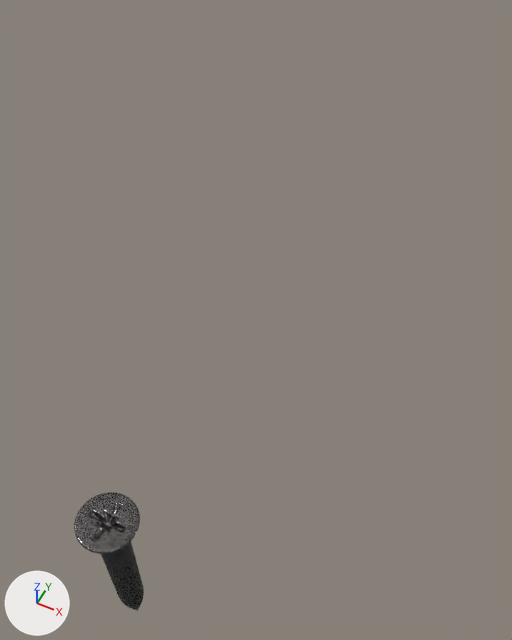
A saved change to the Blender file datafiles/scene/00_Asset_Library/Models/CAT_Tools.blend.
Both versions are drawn from a 50 mm camera at (0.045, -0.0361, 0.1081) aimed at (-0.0025, 0.0589, -0.0106). Every picture has the same lights, and +X, +Y and +Z are marked at lower left.

Objects in the first picture: 'Props_Screw_Cruciform'.
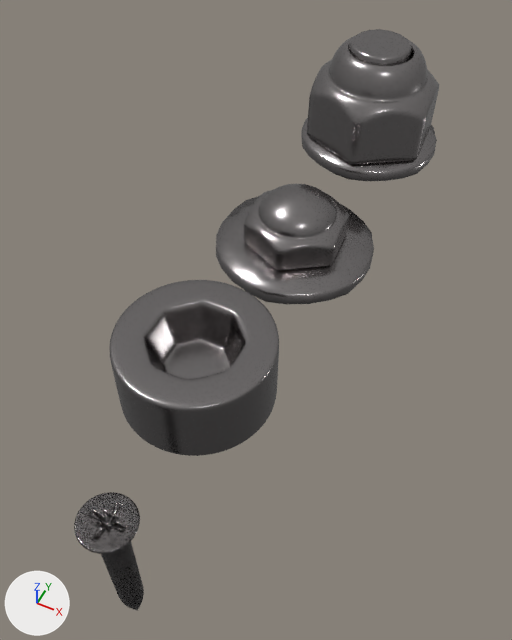
Commit message: * update Model Catalog

Patch to the scene script:
```diff
--- a/datafiles/scene/00_Asset_Library/Models/CAT_Tools.blend.py
+++ b/datafiles/scene/00_Asset_Library/Models/CAT_Tools.blend.py
@@ me_tila_emptymesh_048 @@
+me_tila_emptymesh_048.from_pydata(...)  # 127 vertices, 121 faces; spans x -0.019..0.0191, y -0.021..0.021, z -0.0003..0.0153
+me_tila_emptymesh_048.materials.append(mat_chrome_002)  # grey #8f8b8b
@@ me_tila_emptymesh_054 @@
+me_tila_emptymesh_054.from_pydata(...)  # 147 vertices, 134 faces; spans x -0.019..0.0191, y -0.021..0.021, z -0.0005..0.0272
+me_tila_emptymesh_054.materials.append(mat_chrome_002)  # grey #8f8b8b
@@ me_cylinder_017 @@
+me_cylinder_017.from_pydata(...)  # 112 vertices, 98 faces; spans x -0.015..0.0151, y -0.015..0.015, z 0.0..0.0149
+me_cylinder_017.polygons.foreach_set('use_smooth', [True] * 98)
+me_cylinder_017.materials.append(mat_chrome_002)  # grey #8f8b8b
@@ ob_props_bolt_hegagon_002 @@
+ob_props_bolt_hegagon_002 = bpy.data.objects.new('Props_Bolt_Hegagon_002', me_tila_emptymesh_048)
+ob_props_bolt_hegagon_002.location = (0.0, 0.073, 0.0)
+_m = ob_props_bolt_hegagon_002.modifiers.new('Subdivision', 'SUBSURF')
+_m.levels = 4
@@ ob_props_bolt_hegagon_003 @@
+ob_props_bolt_hegagon_003 = bpy.data.objects.new('Props_Bolt_Hegagon_003', me_tila_emptymesh_054)
+ob_props_bolt_hegagon_003.location = (0.0, 0.1194, 0.0)
+_m = ob_props_bolt_hegagon_003.modifiers.new('Subdivision', 'SUBSURF')
+_m.levels = 4
@@ ob_props_bolt_hegagon_001 @@
+ob_props_bolt_hegagon_001 = bpy.data.objects.new('Props_Bolt_Hegagon_001', me_cylinder_017)
+ob_props_bolt_hegagon_001.location = (0.0, 0.03, 0.0)
+_m = ob_props_bolt_hegagon_001.modifiers.new('Bevel', 'BEVEL')
+_m.width = 0.0003
+_m.width_pct = 0.0003
+_m.angle_limit = 0.738
+_m = ob_props_bolt_hegagon_001.modifiers.new('WeightedNormal', 'WEIGHTED_NORMAL')
+_m = ob_props_bolt_hegagon_001.modifiers.new('Subdivision', 'SUBSURF')
+_m.levels = 3
```

Where the change shows, as pixel boxes [x1, y1, x2, y2] in the pictures (512 x 640 px):
'Props_Bolt_Hegagon_001', added: after [109, 280, 279, 456]
'Props_Bolt_Hegagon_003', added: after [301, 29, 440, 181]
'Props_Bolt_Hegagon_002', added: after [216, 184, 374, 304]
